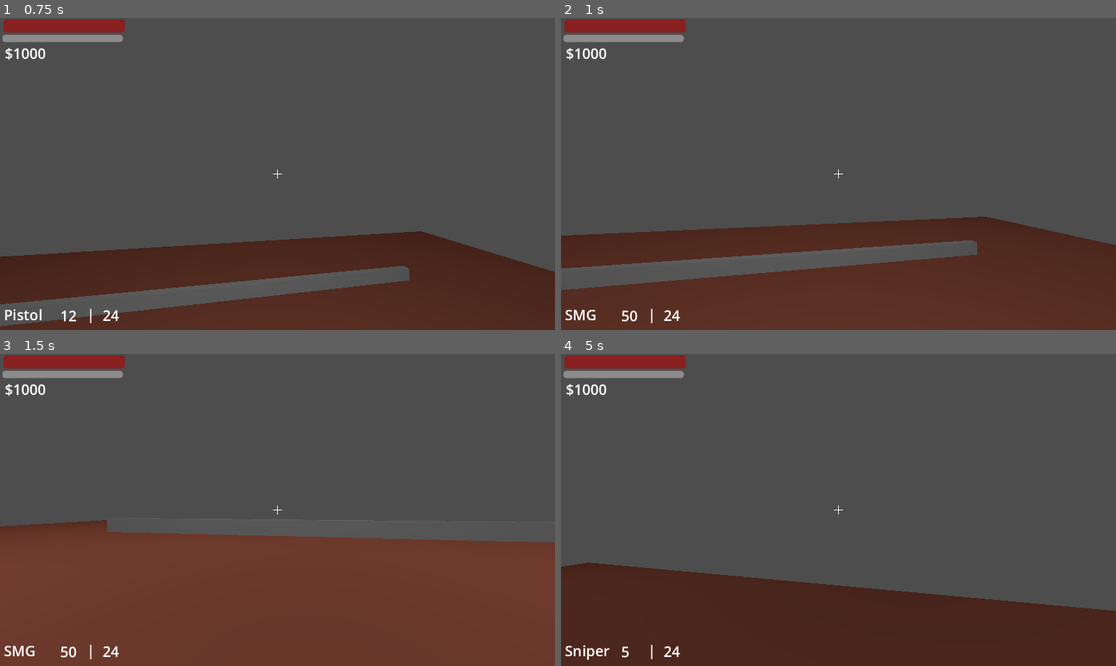
Above: before the commit, frames 1-4 (two rows, left to right).
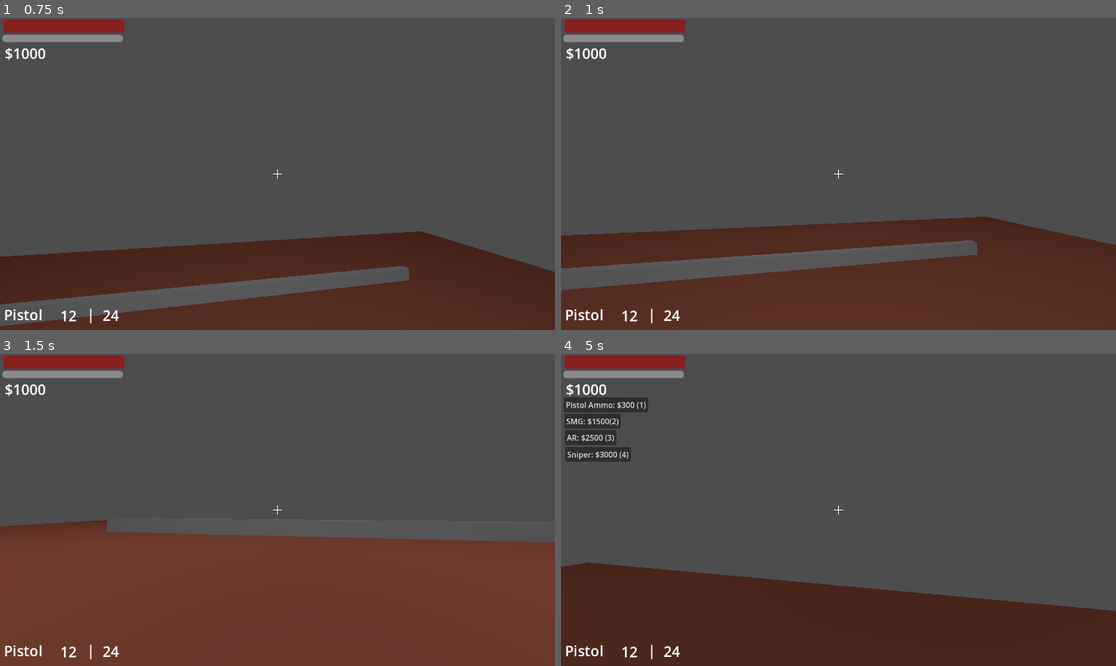
Above: after the commit, the same moments.

Repository: casanccs/Zombie-Shooters
Game: Godot game, scene res://Scenes/main.tscn
The game is run twice, just before and just after one commit, with the same random seed, the same clock (stepped at 60 frames per second) and the same inputs.
Inputs (mouse positions are in pixels of both pictures, inside the frame that each line leads up to):
- Up to frame 1 (0.75 s): move the mouse to (305, 174) at 0.52 s; hold W (move_forward) from 0.53 s (still down); tap 1 (1) at 0.6 s
- Up to frame 2 (1 s): keep holding W (move_forward); tap Space (jump) at 0.77 s; tap 2 (2) at 0.8 s
- Up to frame 3 (1.5 s): keep holding W (move_forward); move the mouse to (249, 510) at 1.27 s; tap 2 (2) at 1.35 s
- Up to frame 4 (5 s): keep holding W (move_forward); tap Space (jump) at 1.52, 3.02, 3.77, 4.52 s; tap 3 (3) at 1.55, 2.1 s; move the mouse to (849, 503) at 2.02 s; tap 4 (4) at 2.3, 2.85 s; move the mouse to (832, 516) at 2.77 s; tap 5 (5) at 3.05, 3.6 s; move the mouse to (877, 513) at 3.52 s; tap 6 (6) at 3.8, 4.35 s; tap R (reload) at 4.15 s; move the mouse to (794, 506) at 4.27 s; click (794, 506) at 4.55 s; tap B (BuyMenu, bound only after the commit) at 4.9 s

Frame 1 is identical in both runs. In frame 2, 0.2% of the frame differs, in the area x 0-14%, y 93-98%; in frame 3, 0.2%; in frame 4, 2.2%, in the area x 0-16%, y 14-98%.
Error before the commit: Invalid access of index '4' on a base object of type: 'Array'. (res://Scripts/player.gd:102)
Error after the commit: Invalid access of index '4' on a base object of type: 'Array'. (res://Scripts/player.gd:113)

Commit message:
feat: Gun Shop

Diff:
--- a/Scenes/bigEnemy.tscn
+++ b/Scenes/bigEnemy.tscn
@@ -19,6 +19,10 @@
 collision_mask = 7
 script = ExtResource("1_don38")
 
+[node name="Timer" type="Timer" parent="."]
+wait_time = 0.75
+one_shot = true
+
 [node name="CollisionShape3D" type="CollisionShape3D" parent="."]
 shape = SubResource("CapsuleShape3D_s5dx3")
 
@@ -26,3 +30,5 @@
 mesh = SubResource("CapsuleMesh_p3xbn")
 
 [node name="NavigationAgent3D" type="NavigationAgent3D" parent="."]
+
+[connection signal="timeout" from="Timer" to="." method="_on_timer_timeout"]
--- a/Scenes/player.tscn
+++ b/Scenes/player.tscn
@@ -25,6 +25,54 @@
 
 [node name="Camera3D" type="Camera3D" parent="."]
 transform = Transform3D(1, 0, 0, 0, 1, 0, 0, 0, 1, 0, 0.484262, -0.498475)
+
+[node name="Control" type="Control" parent="Camera3D"]
+visible = false
+layout_mode = 3
+anchors_preset = 0
+offset_left = 6.0
+offset_top = 90.0
+offset_right = 113.0
+offset_bottom = 214.0
+
+[node name="Pistol" type="Button" parent="Camera3D/Control"]
+layout_mode = 0
+offset_right = 8.0
+offset_bottom = 8.0
+text = "Pistol Ammo: $300 (1)"
+
+[node name="SMG" type="Button" parent="Camera3D/Control"]
+layout_mode = 0
+offset_left = 1.0
+offset_top = 34.0
+offset_right = 45.0
+offset_bottom = 65.0
+text = "SMG: $1500(2)"
+
+[node name="AR" type="Button" parent="Camera3D/Control"]
+layout_mode = 0
+offset_left = 2.0
+offset_top = 68.0
+offset_right = 31.0
+offset_bottom = 99.0
+text = "AR: $2500 (3)"
+
+[node name="Sniper" type="Button" parent="Camera3D/Control"]
+layout_mode = 0
+offset_left = 3.0
+offset_top = 103.0
+offset_right = 61.0
+offset_bottom = 134.0
+text = "Sniper: $3000 (4)"
+
+[node name="ColorRect" type="ColorRect" parent="Camera3D"]
+visible = false
+anchors_preset = 15
+anchor_right = 1.0
+anchor_bottom = 1.0
+grow_horizontal = 2
+grow_vertical = 2
+color = Color(0.592157, 0, 0, 0.407843)
 
 [node name="Crosshair" type="TextureRect" parent="Camera3D"]
 texture_filter = 1
@@ -110,4 +158,9 @@
 [node name="ShootCoolDown" type="Timer" parent="."]
 one_shot = true
 
+[node name="HitTimer" type="Timer" parent="."]
+wait_time = 0.5
+one_shot = true
+
 [connection signal="timeout" from="ShootCoolDown" to="." method="_on_shoot_cool_down_timeout"]
+[connection signal="timeout" from="HitTimer" to="." method="_on_hit_timer_timeout"]
--- a/Scenes/smallEnemy.gd
+++ b/Scenes/smallEnemy.gd
@@ -3,6 +3,8 @@
 var speed = 6
 var accel = 10
 var hp = 5
+var nphit = false
+
 
 @onready var nav = $NavigationAgent3D
 @onready var player = $"/root/main/Player"
@@ -18,7 +20,8 @@
 	direction = direction.normalized()
 	velocity = velocity.lerp(direction * speed, accel * delta)
 
-	move_and_slide()
+	if !nphit:
+		move_and_slide()
 
 	for index in range(get_slide_collision_count()):
 		# We get one of the collisions with the player
@@ -27,8 +30,10 @@
 		if collision.get_collider() == null:
 			continue
 		# If the collider is with a mob
-		if collision.get_collider().is_in_group("Player"):
+		if collision.get_collider().is_in_group("Player") and !nphit:
 			collision.get_collider().getHit(1)
+			nphit = true
+			$Timer.start()
 
 func hit(damage):
 	hp -= damage
@@ -36,3 +41,8 @@
 		queue_free()
 		return 'small'
 	return 'none'
+
+
+
+func _on_timer_timeout():
+	nphit = !nphit # Replace with function body.
--- a/Scenes/smallEnemy.tscn
+++ b/Scenes/smallEnemy.tscn
@@ -26,3 +26,9 @@
 mesh = SubResource("CapsuleMesh_p3xbn")
 
 [node name="NavigationAgent3D" type="NavigationAgent3D" parent="."]
+
+[node name="Timer" type="Timer" parent="."]
+wait_time = 0.76
+one_shot = true
+
+[connection signal="timeout" from="Timer" to="." method="_on_timer_timeout"]
--- a/Scripts/bigEnemy.gd
+++ b/Scripts/bigEnemy.gd
@@ -3,6 +3,7 @@
 var speed = 2
 var accel = 10
 var hp = 25
+var nphit = false
 
 @onready var nav = $NavigationAgent3D
 @onready var player = $"/root/main/Player"
@@ -18,7 +19,8 @@
 	direction = direction.normalized()
 	velocity = velocity.lerp(direction * speed, accel * delta)
 
-	move_and_slide()
+	if !nphit:
+		move_and_slide()
 
 	for index in range(get_slide_collision_count()):
 		# We get one of the collisions with the player
@@ -27,8 +29,10 @@
 		if collision.get_collider() == null:
 			continue
 		# If the collider is with a mob
-		if collision.get_collider().is_in_group("Player"):
+		if collision.get_collider().is_in_group("Player") and !nphit:
 			collision.get_collider().getHit(4)
+			nphit = true
+			$Timer.start()
 
 func hit(damage):
 	hp -= damage
@@ -36,3 +40,7 @@
 		queue_free()
 		return 'big'
 	return 'none'
+
+
+func _on_timer_timeout():
+	nphit = false # Replace with function body.
--- a/Scripts/enemy.gd
+++ b/Scripts/enemy.gd
@@ -18,8 +18,8 @@
 	direction = nav.get_next_path_position() - global_position
 	direction = direction.normalized()
 	velocity = velocity.lerp(direction * speed, accel * delta)
-
-	move_and_slide()
+	if !nphit:
+		move_and_slide()
 
 	for index in range(get_slide_collision_count()):
 		# We get one of the collisions with the player
--- a/Scripts/player.gd
+++ b/Scripts/player.gd
@@ -17,6 +17,8 @@
 @onready var GunAmmoLabel = $Camera3D/GunAmmo
 @onready var AmmoLabel = $Camera3D/Ammo
 @onready var Money = $"Camera3D/Money"
+@onready var HitEffect = $"Camera3D/ColorRect"
+@onready var BuyMenu = $"Camera3D/Control"
 #@onready var ray_end = $"Camera3D/RayEnd"
 #@onready var bullet_scene = load("res://bullet.tscn")
 #@onready var trail_scene = load("res://trail.tscn")
@@ -32,6 +34,7 @@
 var gunCapacity= [12, 50, 32, 5]
 var gunAmmo = [12, 50, 32, 5]
 var ammo = [24, 100, 64, 10]
+var ownWeapons = [1,0,0,0]
 
 func _ready():
 	Input.mouse_mode = Input.MOUSE_MODE_CAPTURED
@@ -81,28 +84,85 @@
 #	var collision = move_and_collide(Vector3(velocity.x, velocity.y, velocity.z))
 
 	move_and_slide()
-	if Input.is_action_just_pressed("1"):
-		gun_id = 1
-		CurrentWeapon.text = "Pistol"
-		GunAmmoLabel.text = str(gunAmmo[gun_id - 1])
-	if Input.is_action_just_pressed("2"):
-		gun_id = 2
-		CurrentWeapon.text = "SMG"
-		GunAmmoLabel.text = str(gunAmmo[gun_id - 1])
-	if Input.is_action_just_pressed("3"):
-		gun_id = 3
-		CurrentWeapon.text = "AR"
-		GunAmmoLabel.text = str(gunAmmo[gun_id - 1])
-	if Input.is_action_just_pressed("4"):
-		gun_id = 4
-		CurrentWeapon.text = "Sniper"
-		GunAmmoLabel.text = str(gunAmmo[gun_id - 1])
-	if Input.is_action_just_pressed("5"):
-		gun_id = 5
-		GunAmmoLabel.text = str(gunAmmo[gun_id - 1])
-	if Input.is_action_just_pressed("6"):
-		gun_id = 6
-		GunAmmoLabel.text = str(gunAmmo[gun_id - 1])
+
+	if Input.is_action_just_pressed("BuyMenu"):
+		BuyMenu.visible = !BuyMenu.visible
+	if BuyMenu.visible == false:
+		if Input.is_action_just_pressed("1") and ownWeapons[0]:
+			gun_id = 1
+			CurrentWeapon.text = "Pistol"
+			GunAmmoLabel.text = str(gunAmmo[gun_id - 1])
+			AmmoLabel.text = str(ammo[gun_id-1])
+		if Input.is_action_just_pressed("2")  and ownWeapons[1]:
+			gun_id = 2
+			CurrentWeapon.text = "SMG"
+			GunAmmoLabel.text = str(gunAmmo[gun_id - 1])
+			AmmoLabel.text = str(ammo[gun_id-1])
+		if Input.is_action_just_pressed("3")  and ownWeapons[2]:
+			gun_id = 3
+			CurrentWeapon.text = "AR"
+			GunAmmoLabel.text = str(gunAmmo[gun_id - 1])
+			AmmoLabel.text = str(ammo[gun_id-1])
+		if Input.is_action_just_pressed("4")  and ownWeapons[3]:
+			gun_id = 4
+			CurrentWeapon.text = "Sniper"
+			GunAmmoLabel.text = str(gunAmmo[gun_id - 1])
+			AmmoLabel.text = str(ammo[gun_id-1])
+		if Input.is_action_just_pressed("5"):
+			gun_id = 5
+			GunAmmoLabel.text = str(gunAmmo[gun_id - 1])
+			AmmoLabel.text = str(ammo[gun_id-1])
+		if Input.is_action_just_pressed("6"):
+			gun_id = 6
+			GunAmmoLabel.text = str(gunAmmo[gun_id - 1])
+			AmmoLabel.text = str(ammo[gun_id-1])
+	else:
+		if Input.is_action_just_pressed("1") and money >= 300:
+
+			ammo[0] += 24
+			AmmoLabel.text = str(ammo[0])
+
+			money -= 300
+
+		if Input.is_action_just_pressed("2") and money >= 450:
+			if ownWeapons[1]:
+				ammo[1] += 100
+				AmmoLabel.text = str(ammo[2])
+
+				money -= 450
+			elif money >= 1500:
+				money -= 1500
+				ownWeapons[1] = 1
+				$Camera3D/Control/SMG.text = "SMG Ammo: $450(2)"
+
+		if Input.is_action_just_pressed("3") and money >= 750:
+			if ownWeapons[2]:
+				ammo[2] += 64
+				AmmoLabel.text = str(ammo[2])
+
+				money -= 750
+			elif money >= 2500:
+				money -= 2500
+				ownWeapons[2] = 1
+				$Camera3D/Control/AR.text = "AR Ammo: $750(3)"
+		if Input.is_action_just_pressed("4") and money >= 900:
+			if ownWeapons[3]:
+				ammo[3] += 10
+				AmmoLabel.text = str(ammo[3])
+
+				money -= 900
+			elif money >= 3000:
+				money -= 3000
+				ownWeapons[3] = 1
+				$Camera3D/Control/AR.text = "Sniper Ammo: $900(4)"
+		if Input.is_action_just_pressed("5"):
+			gun_id = 5
+			GunAmmoLabel.text = str(gunAmmo[gun_id - 1])
+			AmmoLabel.text = str(ammo[gun_id-1])
+		if Input.is_action_just_pressed("6"):
+			gun_id = 6
+			GunAmmoLabel.text = str(gunAmmo[gun_id - 1])
+			AmmoLabel.text = str(ammo[gun_id-1])
 #############################################################################
 # __Shooting Logic __
 	# Recoil values:
@@ -114,14 +174,9 @@
 	'''
 	if gun_id == 1: # Pistol
 		ShootCoolDown.wait_time = 0.3
-		if Input.is_action_just_pressed("reload"):
-			var new = gunCapacity[gun_id-1] - ammo[gun_id-1]
-			if new <= 0:
-				gunAmmo[gun_id-1] += gunCapacity[gun_id-1]
-				ammo[gun_id-1] -= gunCapacity[gun_id-1]
-			else: # you don't have enough ammo for a whole clip
-				gunAmmo[gun_id-1] += ammo[gun_id-1]
-				ammo[gun_id-1] = 0
+		if Input.is_action_just_pressed("reload") and ammo[gun_id - 1] >= gunCapacity[gun_id - 1]:
+			gunAmmo[gun_id - 1] = gunCapacity[gun_id -1]
+			ammo[gun_id - 1] -= gunCapacity[gun_id -1]
 			GunAmmoLabel.text = str(gunAmmo[gun_id - 1])
 			AmmoLabel.text = str(ammo[gun_id-1])
 		if Input.is_action_just_pressed("shoot") and toShoot and gunAmmo[gun_id - 1] > 0:
@@ -145,6 +200,11 @@
 	#			gui_score.text = "Score: " + str(score)
 	if gun_id == 2: # Automatic SMG shoots faster than an AR, but deals less damage
 		ShootCoolDown.wait_time = 0.05
+		if Input.is_action_just_pressed("reload") and ammo[gun_id - 1] >= gunCapacity[gun_id - 1]:
+			gunAmmo[gun_id - 1] = gunCapacity[gun_id -1]
+			ammo[gun_id - 1] -= gunCapacity[gun_id -1]
+			GunAmmoLabel.text = str(gunAmmo[gun_id - 1])
+			AmmoLabel.text = str(ammo[gun_id-1])
 		if Input.is_action_pressed("shoot") and toShoot and gunAmmo[gun_id - 1] > 0:
 			print("Shot SMG")
 			gunAmmo[gun_id - 1] -= 1
@@ -154,11 +214,22 @@
 			camera.rotate_object_local(Vector3.RIGHT, 0.04)
 			tilt += 0.04/MOUSE_SENS
 			if ray.is_colliding() and ray.get_collider().is_in_group("Enemies"):
-				ray.get_collider().hit(1.5)
+				var killed = ray.get_collider().hit(1.5)
+				if killed == "normal":
+					incrementMoney(100)
+				elif killed == "big":
+					incrementMoney(300)
+				elif killed == "small":
+					incrementMoney(150)
 				score += 1
 				hit.emit()
 	if gun_id == 3: # AR
 		ShootCoolDown.wait_time = 0.1
+		if Input.is_action_just_pressed("reload") and ammo[gun_id - 1] >= gunCapacity[gun_id - 1]:
+			gunAmmo[gun_id - 1] = gunCapacity[gun_id -1]
+			ammo[gun_id - 1] -= gunCapacity[gun_id -1]
+			GunAmmoLabel.text = str(gunAmmo[gun_id - 1])
+			AmmoLabel.text = str(ammo[gun_id-1])
 		if Input.is_action_pressed("shoot") and toShoot and gunAmmo[gun_id - 1] > 0:
 			print("Shot AR")
 			gunAmmo[gun_id - 1] -= 1
@@ -168,12 +239,23 @@
 			camera.rotate_object_local(Vector3.RIGHT, 0.075)
 			tilt += 0.075/MOUSE_SENS
 			if ray.is_colliding() and ray.get_collider().is_in_group("Enemies"):
-				ray.get_collider().hit(3.3)
+				var killed = ray.get_collider().hit(3.3)
+				if killed == "normal":
+					incrementMoney(100)
+				elif killed == "big":
+					incrementMoney(300)
+				elif killed == "small":
+					incrementMoney(150)
 				score += 1
 				hit.emit()
 	#			gui_score.text = "Score: " + str(score)
 	if gun_id == 4: # Sniper
 		ShootCoolDown.wait_time = 3
+		if Input.is_action_just_pressed("reload") and ammo[gun_id - 1] >= gunCapacity[gun_id - 1]:
+			gunAmmo[gun_id - 1] = gunCapacity[gun_id -1]
+			ammo[gun_id - 1] -= gunCapacity[gun_id -1]
+			GunAmmoLabel.text = str(gunAmmo[gun_id - 1])
+			AmmoLabel.text = str(ammo[gun_id-1])
 		if Input.is_action_just_pressed("shoot") and toShoot and gunAmmo[gun_id - 1] > 0:
 			print("Shot Sniper")
 			gunAmmo[gun_id - 1] -= 1
@@ -183,7 +265,13 @@
 			camera.rotate_object_local(Vector3.RIGHT, 1)
 			tilt += 1/MOUSE_SENS
 			if ray.is_colliding() and ray.get_collider().is_in_group("Enemies"):
-				ray.get_collider().hit(20)
+				var killed = ray.get_collider().hit(20)
+				if killed == "normal":
+					incrementMoney(100)
+				elif killed == "big":
+					incrementMoney(300)
+				elif killed == "small":
+					incrementMoney(150)
 				score += 1
 				hit.emit()
 #############################################################################
@@ -195,10 +283,16 @@
 	print('hp:', hp)
 	if hp <= 0:
 		get_tree().quit()
+	HitEffect.visible = true
+	$HitTimer.start()
+
 
 
 func _on_shoot_cool_down_timeout():
 	toShoot = true
-
 func incrementMoney(amount):
 	money += amount
+
+
+func _on_hit_timer_timeout():
+	HitEffect.visible = false# Replace with function body.
--- a/project.godot
+++ b/project.godot
@@ -87,6 +87,11 @@
 "events": [Object(InputEventKey,"resource_local_to_scene":false,"resource_name":"","device":-1,"window_id":0,"alt_pressed":false,"shift_pressed":false,"ctrl_pressed":false,"meta_pressed":false,"pressed":false,"keycode":0,"physical_keycode":82,"key_label":0,"unicode":114,"echo":false,"script":null)
 ]
 }
+BuyMenu={
+"deadzone": 0.5,
+"events": [Object(InputEventKey,"resource_local_to_scene":false,"resource_name":"","device":-1,"window_id":0,"alt_pressed":false,"shift_pressed":false,"ctrl_pressed":false,"meta_pressed":false,"pressed":false,"keycode":0,"physical_keycode":66,"key_label":0,"unicode":98,"echo":false,"script":null)
+]
+}
 
 [layer_names]
 
